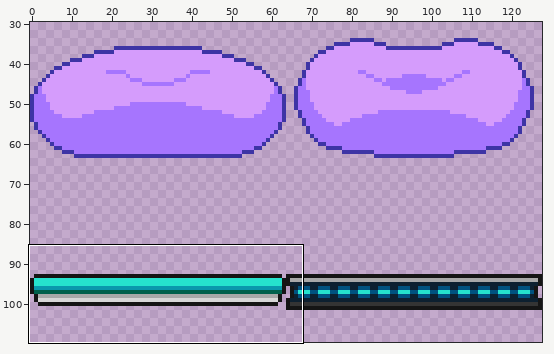
Sprite sheet: assets/images/wide-objects.png. The picture above shows the old version from afar; the outline marks the close-up.
Close-up. First the earlier version:
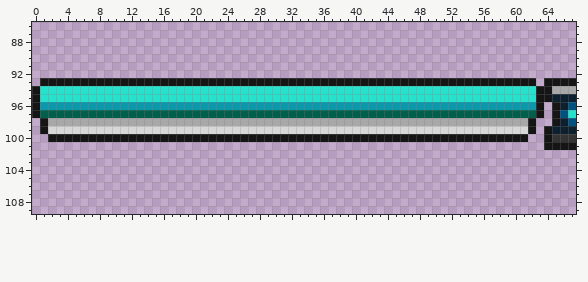
The file is 128x128 pixels. Shown: x 0..67, y 86..109. The wide view leaves out empty margins.
New version:
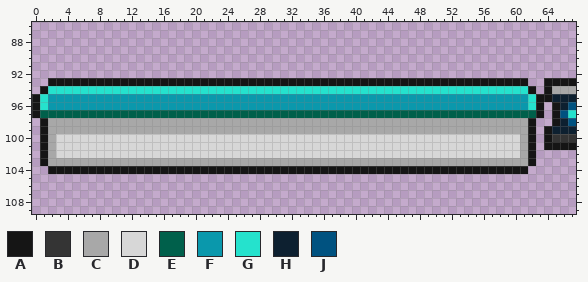
Palette (. is transparent): A #151515  B #343434  C #a8a8a8  D #d7d7d7  E #00604b  F #0a98ac  G #25e2cd  H #0d2030  J #005280
Changes in this commit:
y 93: x 1 A -> .; x 62 A -> .
y 94: x 0..1 AG -> .A; x 62..63 GA -> A.
y 95: x 2..61 GGGGGGGGGGGGGGGGGGGGGGGGGGGGGGGGGGGGGGGGGGGGGGGGGGGGGGGGGGGG -> FFFFFFFFFFFFFFFFFFFFFFFFFFFFFFFFFFFFFFFFFFFFFFFFFFFFFFFFFFFF
y 96: x 1 F -> G; x 62 F -> G
y 99: x 2..61 DDDDDDDDDDDDDDDDDDDDDDDDDDDDDDDDDDDDDDDDDDDDDDDDDDDDDDDDDDDD -> CCCCCCCCCCCCCCCCCCCCCCCCCCCCCCCCCCCCCCCCCCCCCCCCCCCCCCCCCCCC
y 100: x 1..62 .AAAAAAAAAAAAAAAAAAAAAAAAAAAAAAAAAAAAAAAAAAAAAAAAAAAAAAAAAAAA. -> ACDDDDDDDDDDDDDDDDDDDDDDDDDDDDDDDDDDDDDDDDDDDDDDDDDDDDDDDDDDCA
y 101..102: x 1..62 .............................................................. -> ACDDDDDDDDDDDDDDDDDDDDDDDDDDDDDDDDDDDDDDDDDDDDDDDDDDDDDDDDDDCA
y 103: x 1..62 .............................................................. -> ACCCCCCCCCCCCCCCCCCCCCCCCCCCCCCCCCCCCCCCCCCCCCCCCCCCCCCCCCCCCA
y 104: x 2..61 ............................................................ -> AAAAAAAAAAAAAAAAAAAAAAAAAAAAAAAAAAAAAAAAAAAAAAAAAAAAAAAAAAAA
Where, in picture pixels (left, top, right, bottom), the same in both close-ups:
changed: (32, 78, 544, 174)
